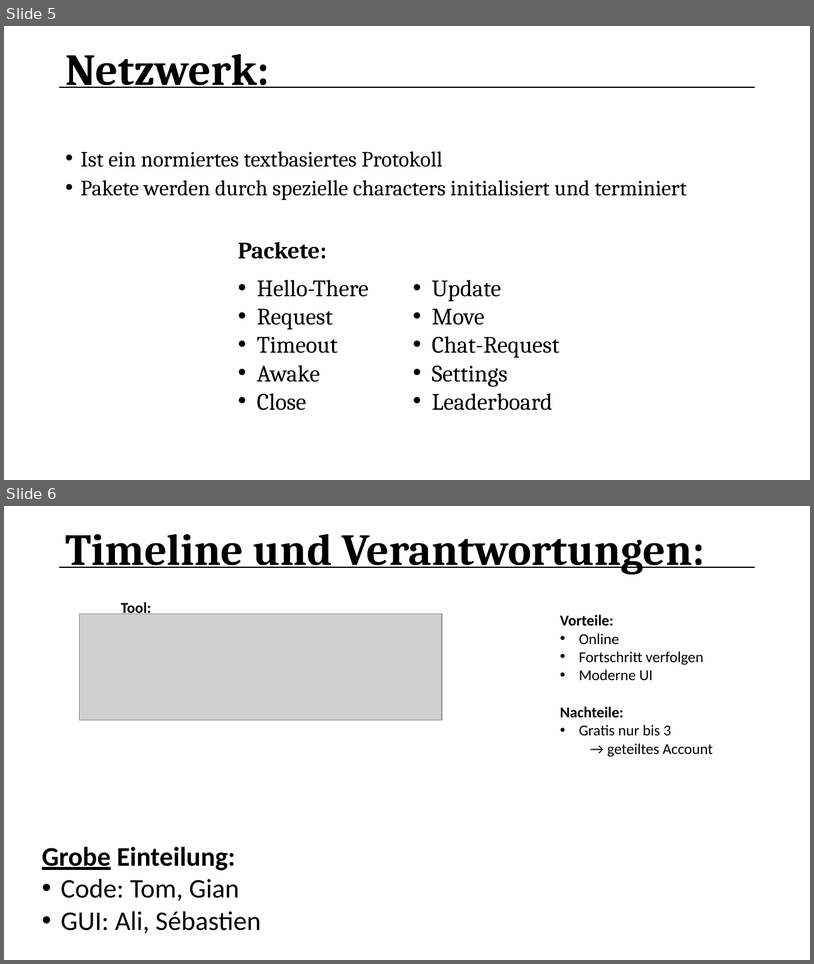
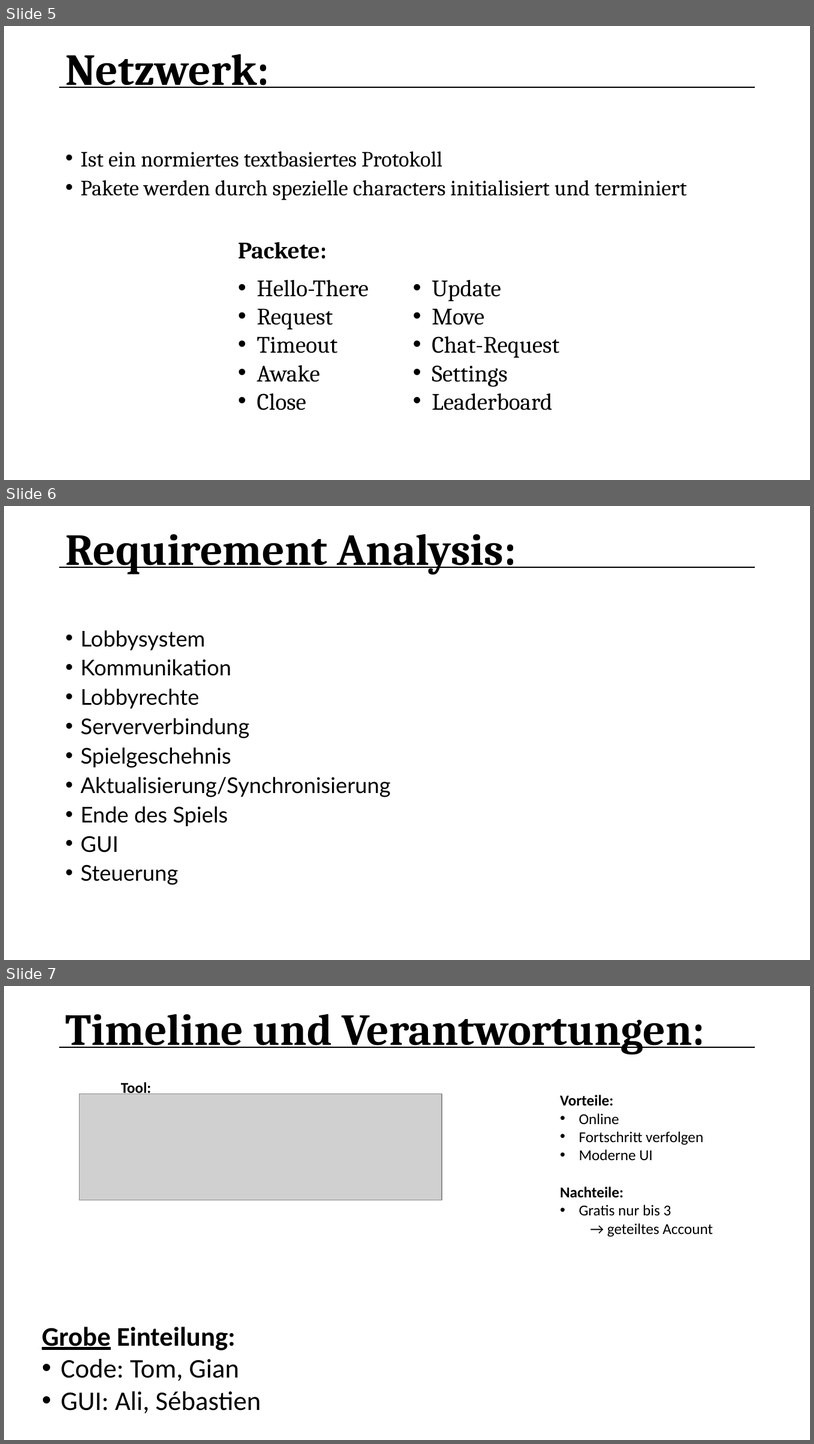
Before and after one commit to Siesma/OreRush, a slide deck: documents/Milestone 1 - Presentation.pptx. Shown one above the other, each under a label of ours: slides 5 and 6 before the commit, slides 5, 6 and 7 after it. The pictures are 814x964 and 814x1444 pixels, drawn with LibreOffice and Linux fonts; fonts in the diff are those of the drawing; grey boxes stand for pictures. Boxes give left, top, right and bottom in pixels: in the first picture for what was removed or moved away, otherwise in the second. Text is boxed around its words. In the diff, an @@ line names an element or a change of style, - is before the commit and + after.

Commit message:
Updated the Power Point Presentation to have the "Requirement Analysis" section

```diff
--- a/documents/Milestone 1 - Presentation.pptx
+++ b/documents/Milestone 1 - Presentation.pptx
@@ slide 6 added at [4,506,810,960], background #FFFFFF @@
@@ text added at [65,534,516,574], 52.6 pt, text #000000, bold @@
+Requirement Analysis:
@@ line added from (60, 567) to (755, 567), #000000 1.5 pt @@
@@ text added at [81,630,391,885], 25.9 pt, text #000000 @@
+• Lobbysystem
+• Kommunikation
+• Lobbyrechte
+• Serververbindung
+• Spielgeschehnis
+• Aktualisierung/Synchronisierung
+• Ende des Spiels
+• GUI
+• Steuerung
@@ what was slide 6 is now slide 7 @@
```
